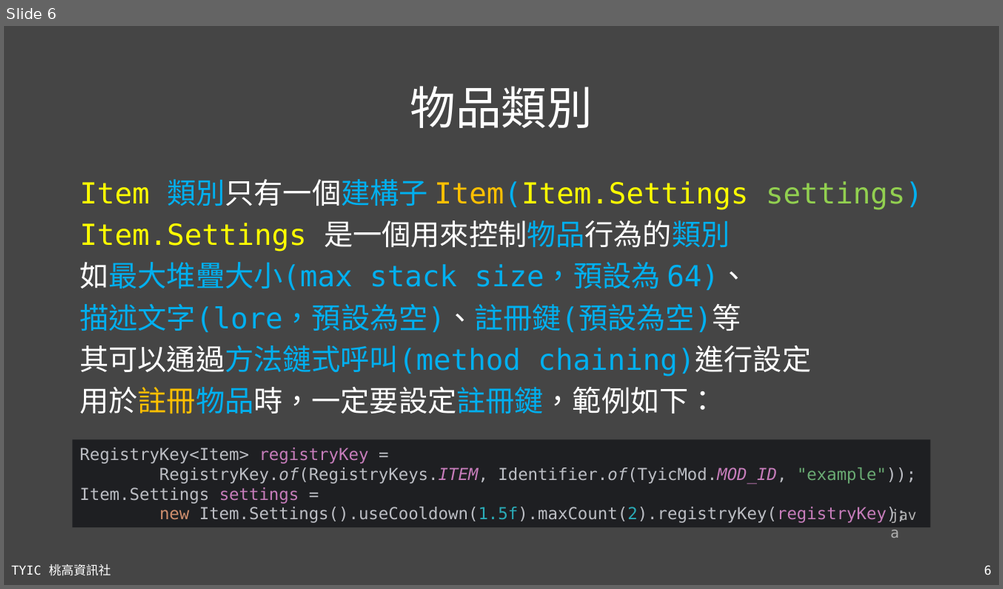
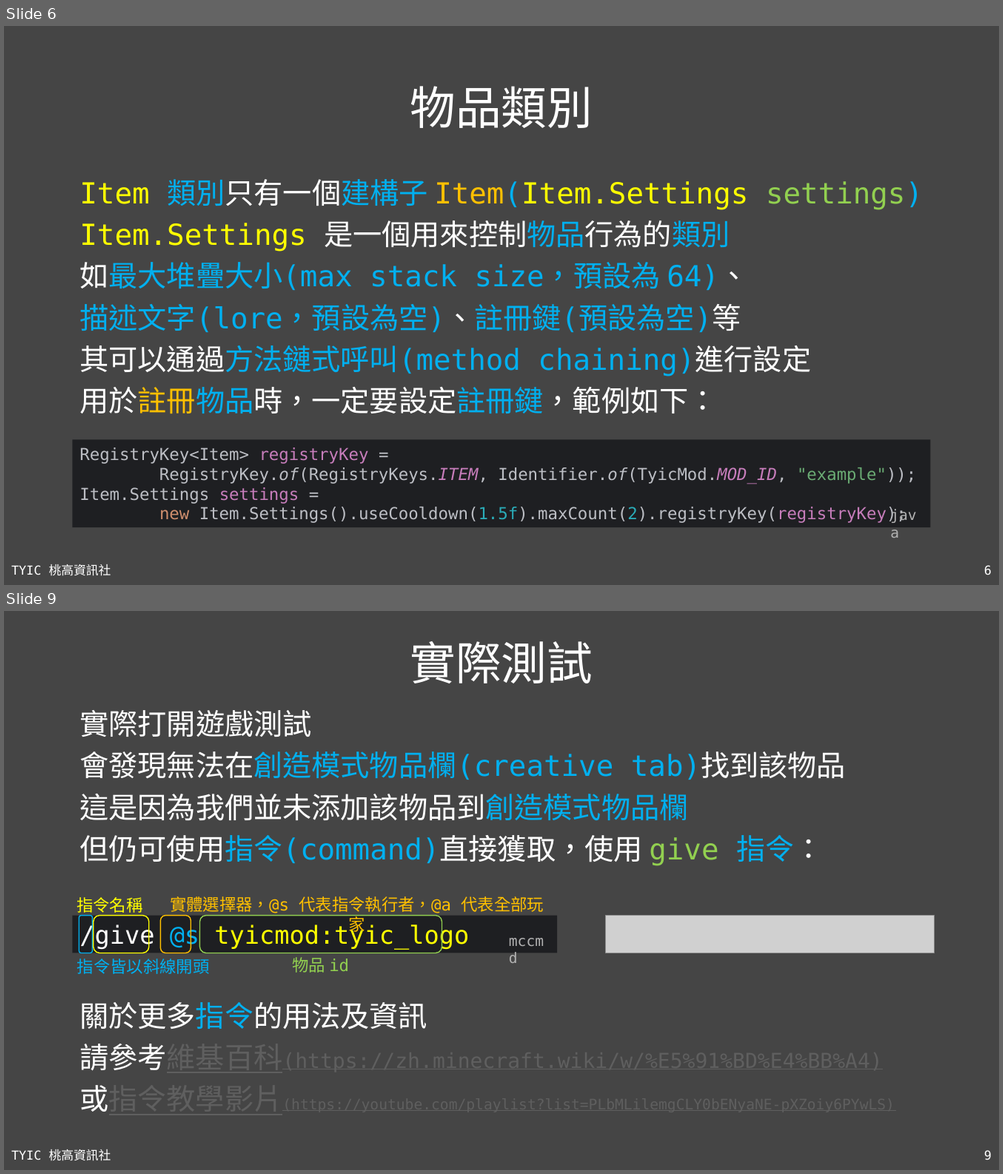
Before and after one commit to TYSHIC/slides, a slide deck: ppt/51_Java 專案：物品.pptx. Shown one above the other, each under a label of ours: slide 6 before the commit, slides 6 and 9 after it; the slides between them are not shown. The pictures are 1003x589 and 1003x1174 pixels, drawn with LibreOffice and Linux fonts; fonts in the diff are those of the drawing; grey boxes stand for pictures. Boxes give left, top, right and bottom in pixels: in the first picture for what was removed or moved away, otherwise in the second. Text is boxed around its words. In the diff, an @@ line names an element or a change of style, - is before the commit and + after.

```diff
--- a/ppt/51_Java 專案：物品.pptx
+++ b/ppt/51_Java 專案：物品.pptx
@@ slide 9 added at bbox=[4, 611, 999, 1170], background #454545; not listed: 2 template elements that a slide beside it also shows @@
@@ title added at bbox=[410, 641, 592, 684], 44 pt, text #FFFFFF @@
+實際測試
@@ text added at bbox=[79, 710, 845, 866], 28 pt, text #FFFFFF @@
+實際打開遊戲測試
+會發現無法在創造模式物品欄(creative tab)找到該物品
+這是因為我們並未添加該物品到創造模式物品欄
+但仍可使用指令(command)直接獲取，使用 give 指令：
@@ picture added at bbox=[606, 915, 933, 953] @@
@@ group added at bbox=[73, 897, 558, 974]: 5 texts, 4 rounded rectangles, 1 rectangle @@
+/give @s tyicmod:tyic_logo
+mccmd
+指令皆以斜線開頭
+指令名稱
+實體選擇器，@s 代表指令執行者，@a 代表全部玩家
+物品 id
@@ text added at bbox=[79, 1002, 427, 1112], 14 pt, text #5F5F5F, underline @@
+關於更多指令的用法及資訊
+請參考維基百科(https://zh.minecraft.wiki/w/%E5%91%BD%E4%BB%A4)
+或指令教學影片(https://youtube.com/playlist?list=PLbMLilemgCLY0bENyaNE-pXZoiy6PYwLS)
```
Also in this commit, not shown: 3 slides changed, 18 other slides added, 16 other files.
